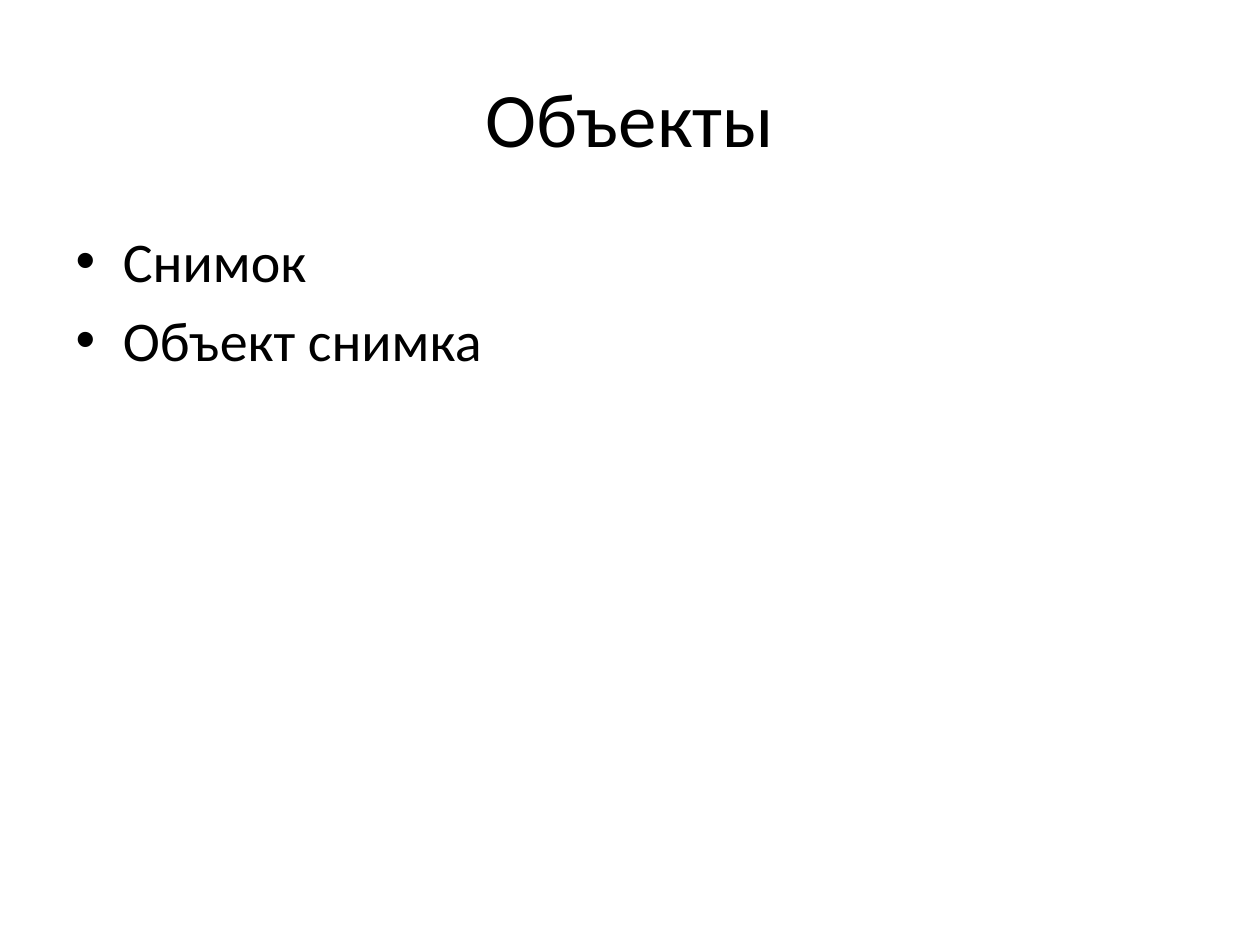
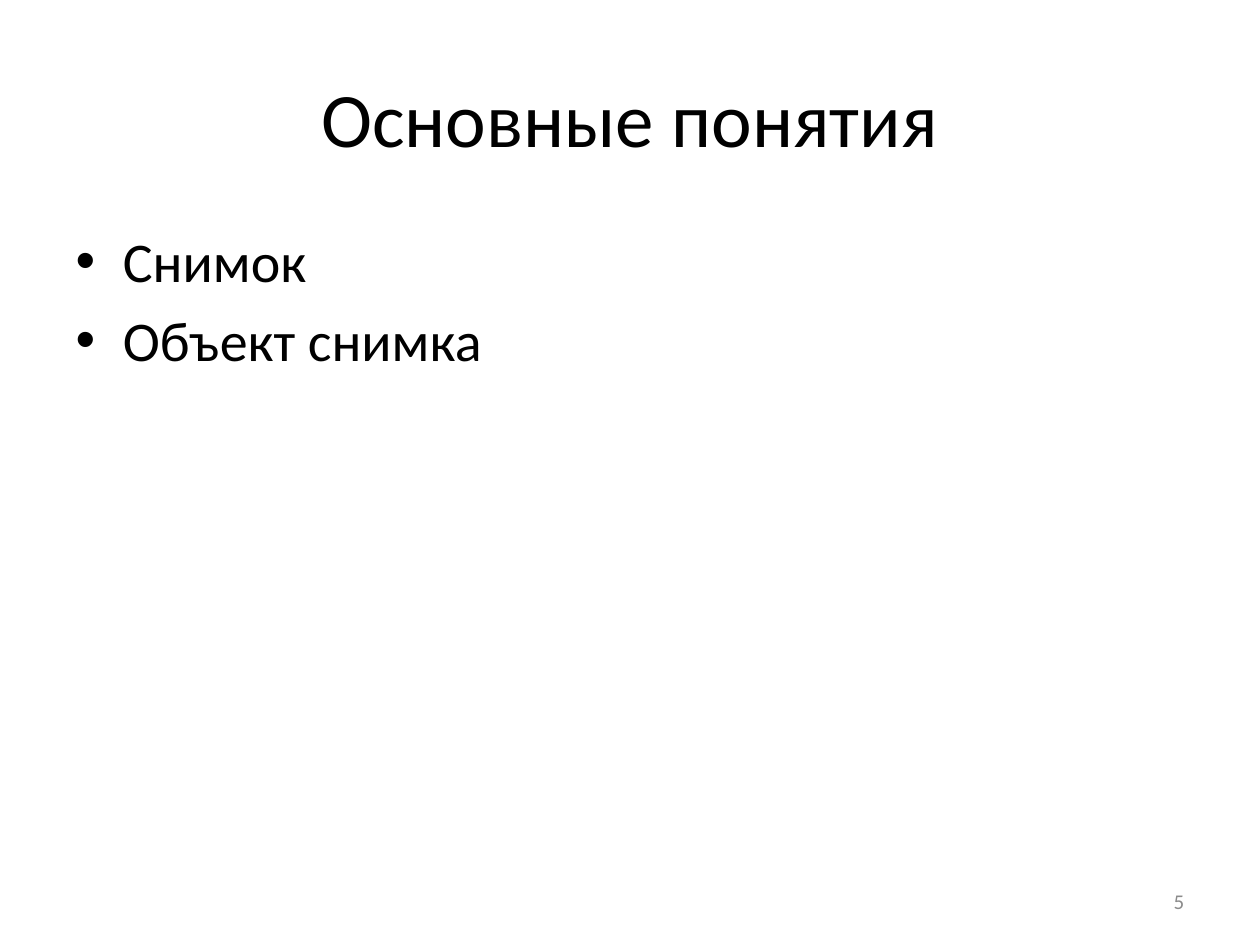
Before and after one commit to NecroArt/Diploma, a slide deck: slide 5 of docs/parts/conference.pptx (slide 4 before the commit). Drawn at 1260x945 pixels with LibreOffice and Linux fonts; fonts in the diff are those of the drawing. Boxes give left, top, right and bottom in pixels: in the first picture for what was removed or moved away, otherwise in the second. Text is boxed around its words. In the diff, an @@ line names an element or a change of style, - is before the commit and + after.

```diff
--- a/docs/parts/conference.pptx
+++ b/docs/parts/conference.pptx
@@ title at bbox=[321, 97, 937, 148]: text changed @@
-Объекты
+Основные понятия
@@ page number added at bbox=[1174, 895, 1185, 909], 12 pt, text #8C8C8C @@
+5
```
Also in this commit, not shown: 8 other slides changed, 7 slides added, 7 other files.
